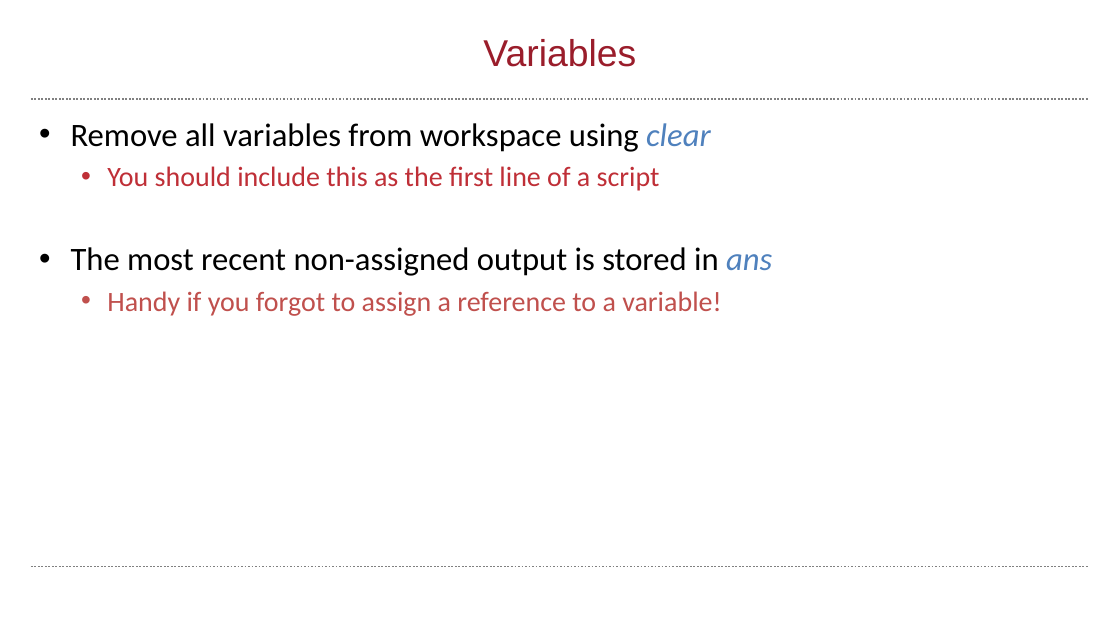
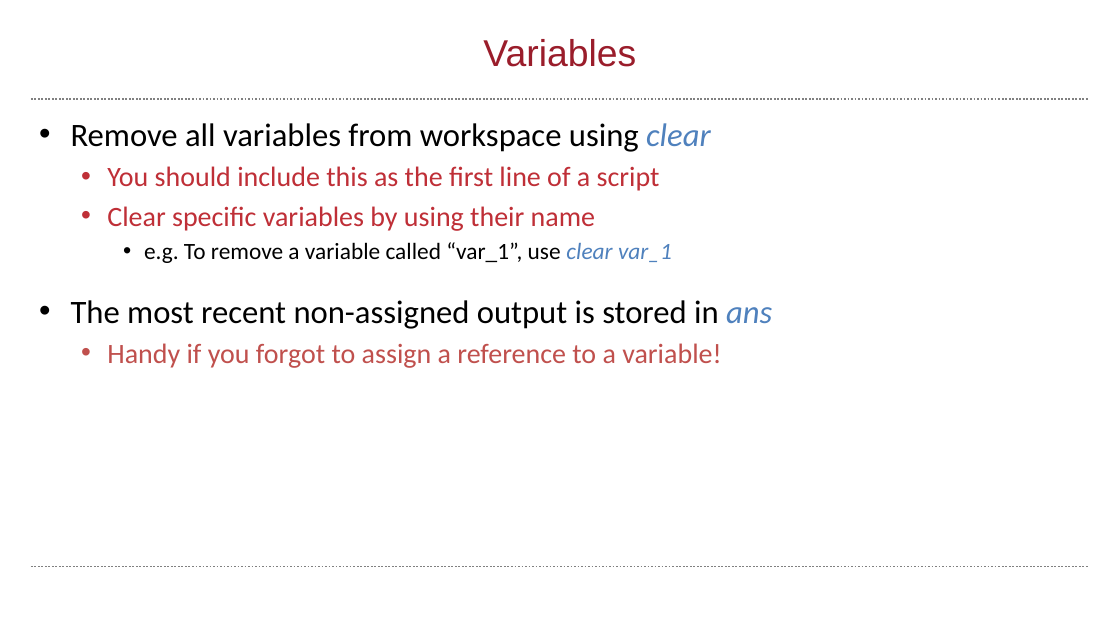
Before and after one commit to wbif-bristol/MATLAB-course, a slide deck: slide 25 of Session 1 - Introduction to MATLAB/MATLAB Session 1.pptx. Drawn at 1120x630 pixels with LibreOffice and Linux fonts; fonts in the diff are those of the drawing; background and template pictures are left out. Boxes give left, top, right and bottom in pixels: in the first picture for what was removed or moved away, otherwise in the second. Text is boxed around its words. In the diff, an @@ line names an element or a change of style, - is before the commit and + after.

```diff
--- a/Session 1 - Introduction to MATLAB/MATLAB Session 1.pptx
+++ b/Session 1 - Introduction to MATLAB/MATLAB Session 1.pptx
@@ text at (107,206,672,263): paragraphs added @@
+  • Clear specific variables by using their name
+    • e.g. To remove a variable called “var_1”, use clear var_1
```
Also in this commit, not shown: 1 slide added, 5 other files.
